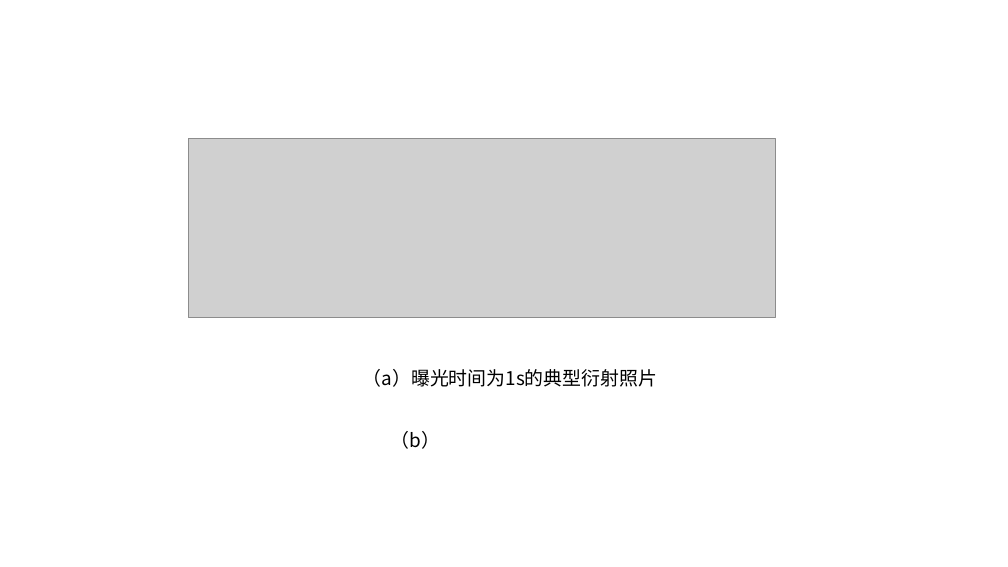
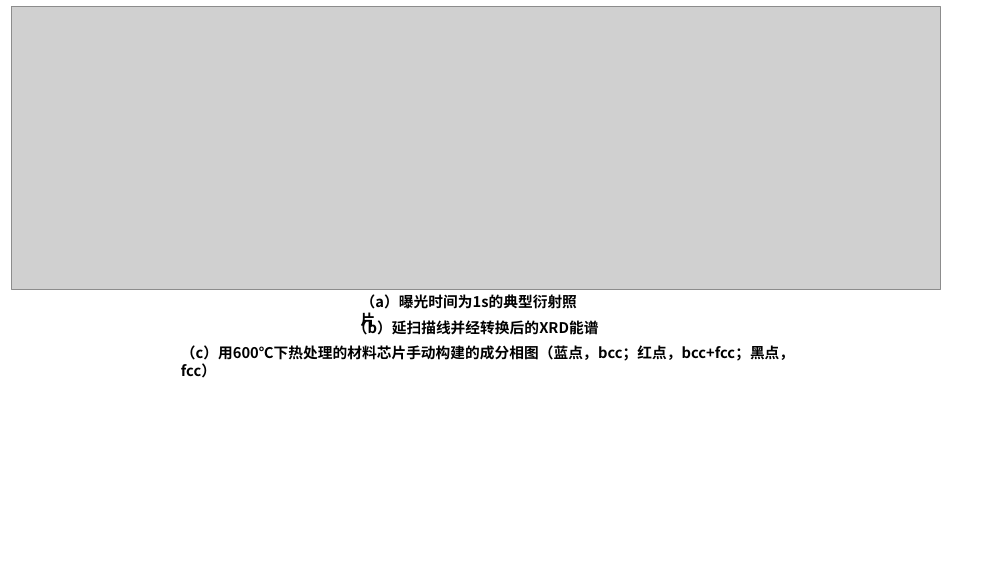
Before and after one commit to DreamBoatOve/gitTest, a slide deck: slide 3 of Lessons/材料高通量制备与表征/final_homework/pic_maker.pptx. Drawn at 1008x567 pixels with LibreOffice and Linux fonts; fonts in the diff are those of the drawing; grey boxes stand for pictures. Boxes give left, top, right and bottom in pixels: in the first picture for what was removed or moved away, otherwise in the second. Text is boxed around its words. In the diff, an @@ line names an element or a change of style, - is before the commit and + after.

```diff
--- a/Lessons/材料高通量制备与表征/final_homework/pic_maker.pptx
+++ b/Lessons/材料高通量制备与表征/final_homework/pic_maker.pptx
@@ picture: place and size @@
-picture at [188,139,775,318]
+picture at [12,7,941,290]
@@ text "（a）曝光时间为1s的典型衍射照片": place and size @@
-text "（a）曝光时间为1s的典型衍射照片" at [363,369,658,387]
+text "（a）曝光时间为1s的典型衍射照片" at [361,294,577,309]
@@ text "（a）曝光时间为1s的典型衍射照片" at [361,294,577,309]: size 18 to 14 pt, bold on @@
@@ text at [353,318,599,335]: text changed; size 18 to 14 pt; bold on @@
-（b）
+（b）延扫描线并经转换后的XRD能谱
@@ text added at [181,345,794,378], 14 pt, text #000000, bold @@
+（c）用600℃下热处理的材料芯片手动构建的成分相图（蓝点，bcc；红点，bcc+fcc；黑点，fcc）
```
Also in this commit, not shown: 2 slides added, 2 slides removed, 8 other files.
